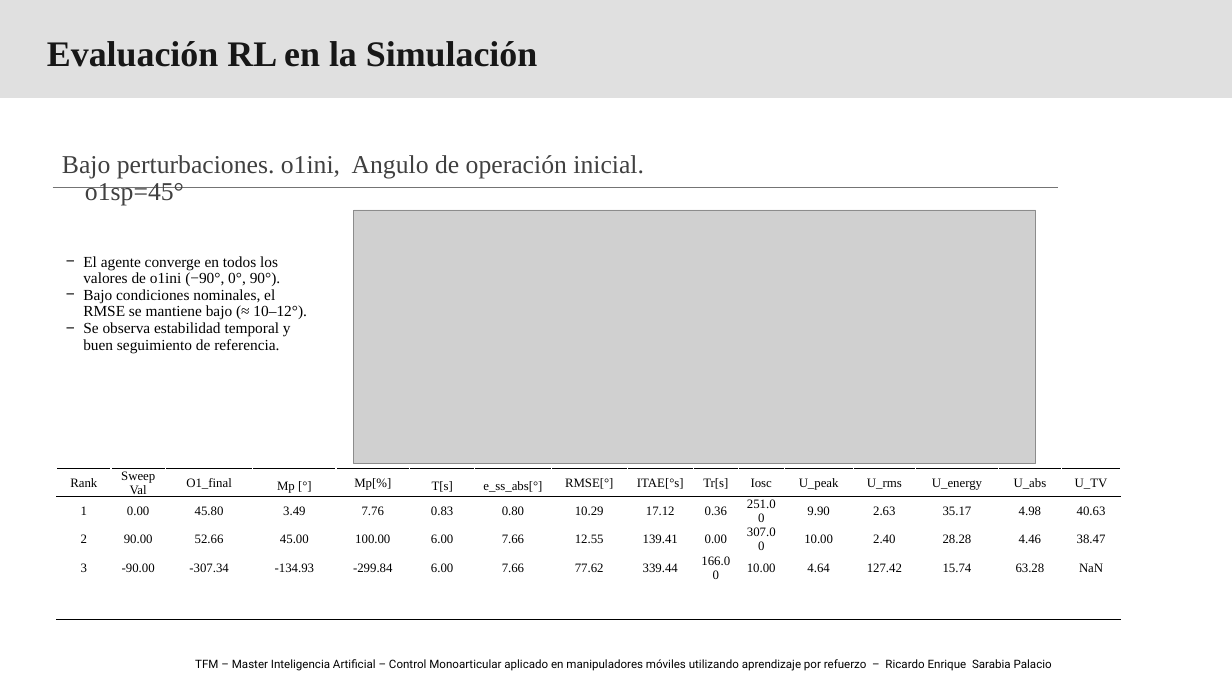
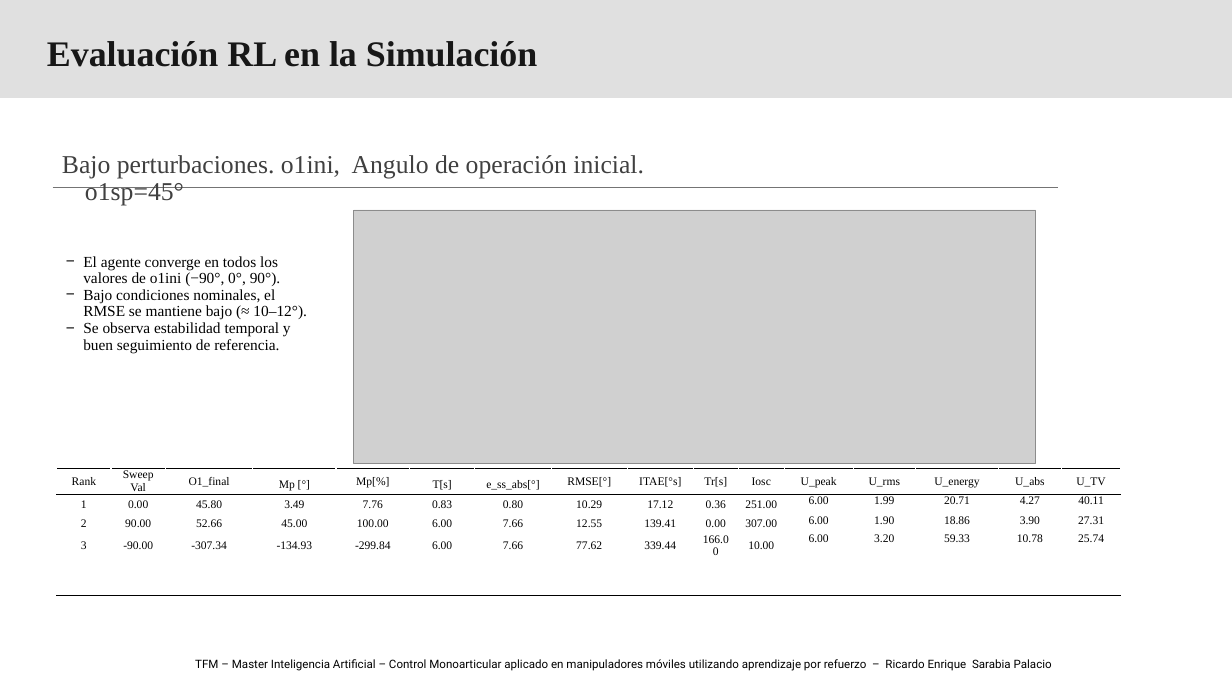
Before and after one commit to RichardSarabia/SimuladorBrazoLazaro_RLAgent_TFM_RicardoSarabia, a slide deck: slide 2 of Fase4/03_results/Evaluación AgenteRL_F4A_Agente600– Plataformaplana.pptx. Drawn at 1232x693 pixels with LibreOffice and Linux fonts; fonts in the diff are those of the drawing; grey boxes stand for pictures; background and template pictures are left out. Boxes give left, top, right and bottom in pixels: in the first picture for what was removed or moved away, otherwise in the second. Text is boxed around its words. In the diff, an @@ line names an element or a change of style, - is before the commit and + after.

```diff
--- a/Fase4/03_results/Evaluación AgenteRL_F4A_Agente600– Plataformaplana.pptx
+++ b/Fase4/03_results/Evaluación AgenteRL_F4A_Agente600– Plataformaplana.pptx
@@ table at [56, 469, 1123, 600] @@
-row 2: 1 | 0.00 | 45.80 | 3.49 | 7.76 | 0.83 | 0.80 | 10.29 | 17.12 | 0.36 | 251.00 | 9.90 | 2.63 | 35.17 | 4.98 | 40.63
+row 2: 1 | 0.00 | 45.80 | 3.49 | 7.76 | 0.83 | 0.80 | 10.29 | 17.12 | 0.36 | 251.00 | 6.00 | 1.99 | 20.71 | 4.27 | 40.11
-row 3: 2 | 90.00 | 52.66 | 45.00 | 100.00 | 6.00 | 7.66 | 12.55 | 139.41 | 0.00 | 307.00 | 10.00 | 2.40 | 28.28 | 4.46 | 38.47
+row 3: 2 | 90.00 | 52.66 | 45.00 | 100.00 | 6.00 | 7.66 | 12.55 | 139.41 | 0.00 | 307.00 | 6.00 | 1.90 | 18.86 | 3.90 | 27.31
-row 4: 3 | -90.00 | -307.34 | -134.93 | -299.84 | 6.00 | 7.66 | 77.62 | 339.44 | 166.00 | 10.00 | 4.64 | 127.42 | 15.74 | 63.28 | NaN
+row 4: 3 | -90.00 | -307.34 | -134.93 | -299.84 | 6.00 | 7.66 | 77.62 | 339.44 | 166.00 | 10.00 | 6.00 | 3.20 | 59.33 | 10.78 | 25.74
@@ size 10 to 9 pt in "Rank", "Sweep Val", "O1_final", "Mp [°]" and 45 more places @@
```
Also in this commit, not shown: 9 other slides changed.
